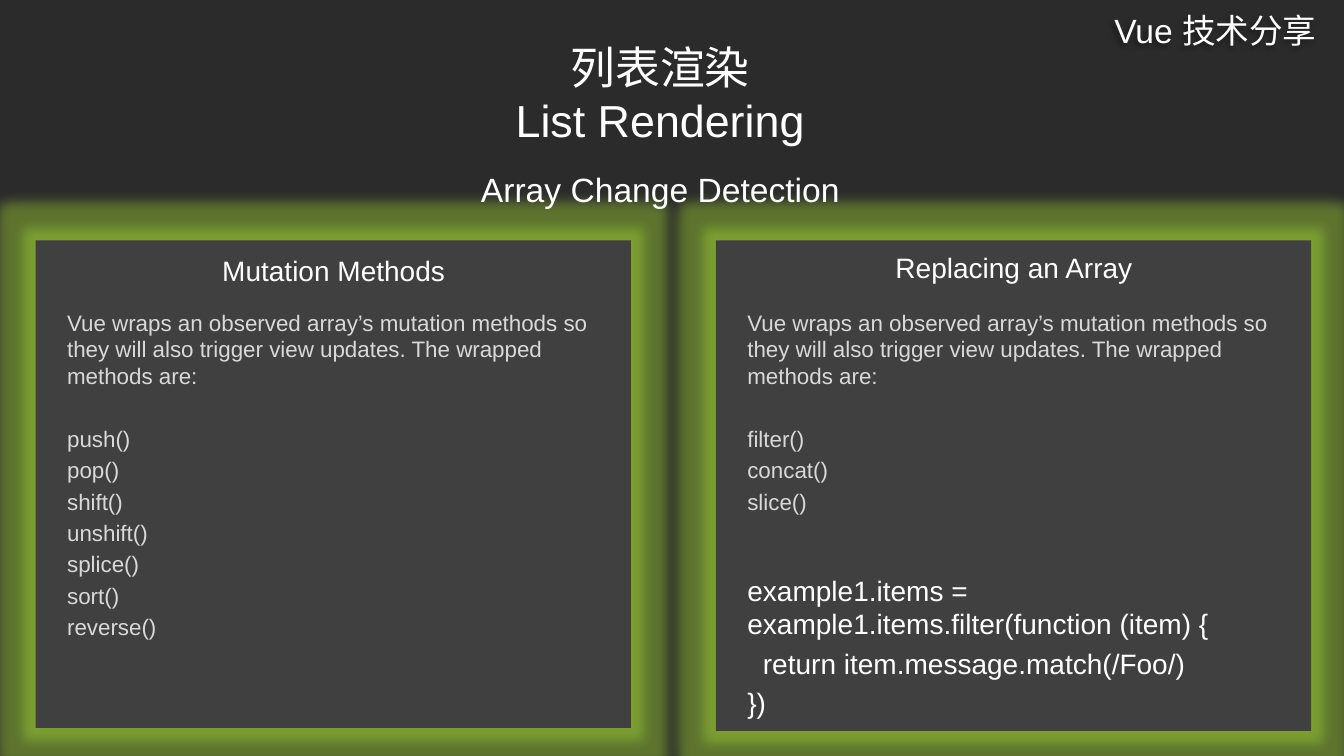
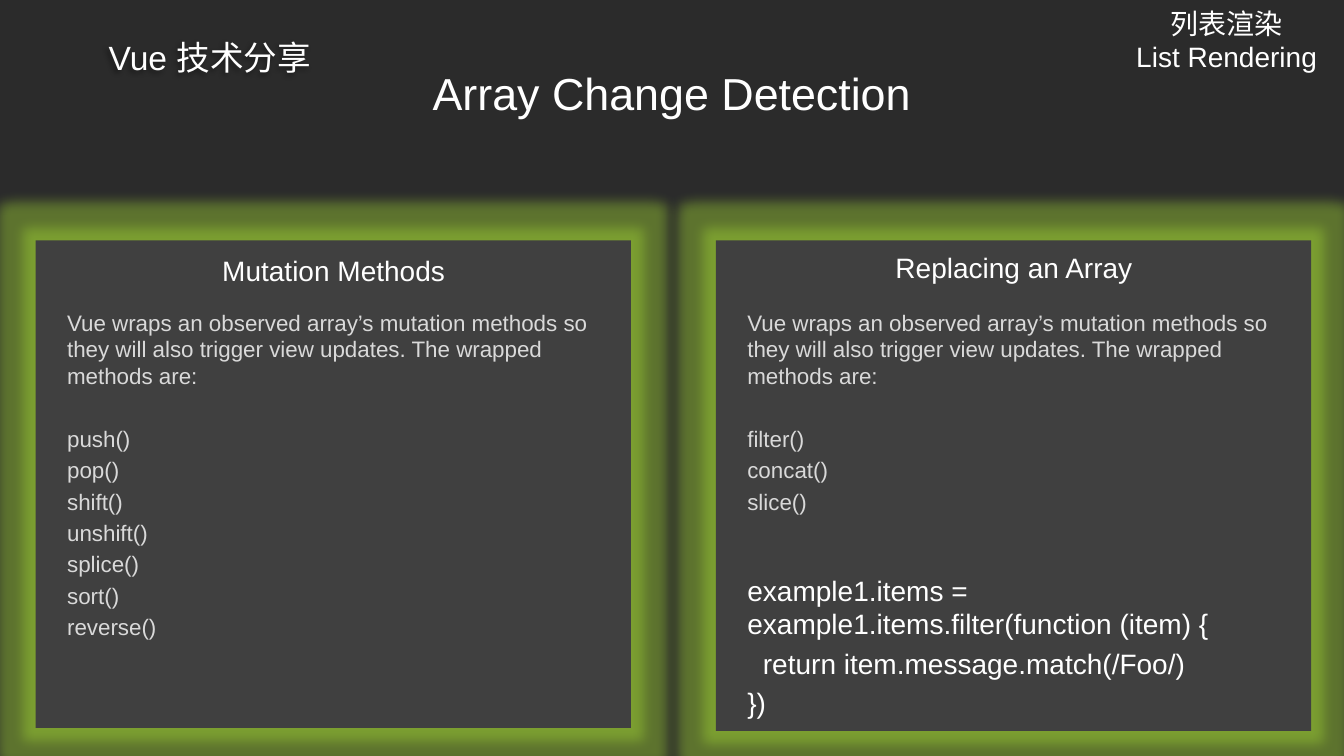
Before and after one commit to ldjdd/traing-library, a slide deck: slide 42 of vue/演示文稿.pptx. Drawn at 1344x756 pixels with LibreOffice and Linux fonts; fonts in the diff are those of the drawing; background and template pictures are left out; a plain dark background stands for a picture behind light text. Boxes give left, top, right and bottom in pixels: in the first picture for what was removed or moved away, otherwise in the second. Text is boxed around its words. In the diff, an @@ line names an element or a change of style, - is before the commit and + after.

```diff
--- a/vue/演示文稿.pptx
+++ b/vue/演示文稿.pptx
@@ text "列表渲染 List Rendering": place and size @@
-text "列表渲染 List Rendering" at (516,46,805,146)
+text "列表渲染 List Rendering" at (1136,10,1317,72)
@@ text "列表渲染 List Rendering" at (1136,10,1317,72): size 32 to 20 pt @@
@@ text "Vue 技术分享": place and size @@
-text "Vue 技术分享" at (1114,14,1316,46)
+text "Vue 技术分享" at (109,41,310,73)
@@ title "Array Change Detection": place and size @@
-title "Array Change Detection" at (481,177,840,209)
+title "Array Change Detection" at (433,77,910,119)
@@ title "Array Change Detection" at (433,77,910,119): size 24 to 32 pt; vertical alignment top to middle @@
```
Also in this commit, not shown: 41 other slides changed, 3 slides added.
